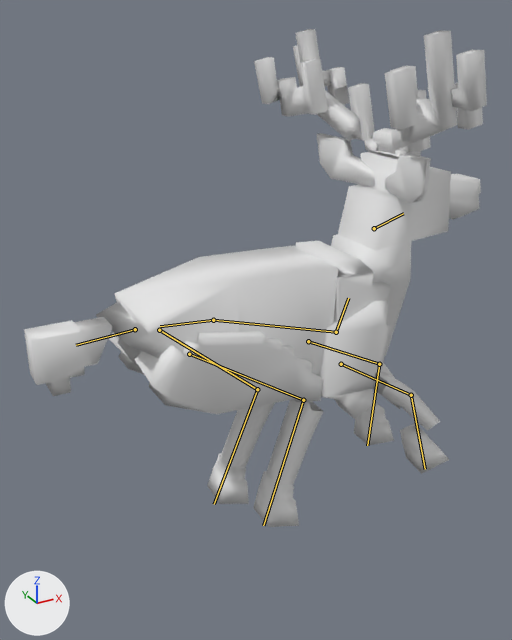
The glTF model public/models/monsters/deer.gltf as it was, and as the next commit left it.
Rendered twice from a camera (50 mm lens) standing at (-1.94, -3.83, 3.61) and looking at (0.18, 0.03, 1.68). The axes (+X, +Y, +Z) are drawn at lower left. The lights are the same throughout. The picture after the commit comes second. Both versions are drawn at frame 80 of the action 'Action'; the numbers are the values there. The bones that bend it are drawn over the model as lines.

In view in the first picture: 'tripo_node_30e59fc9-8683-46d7-aa63-2eef020c3ed0'.
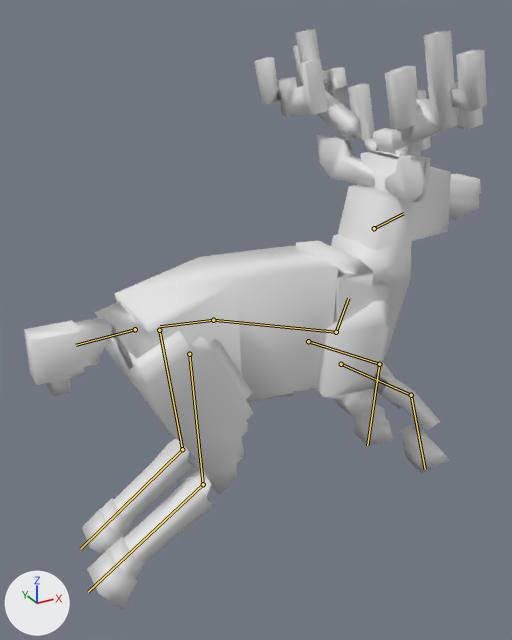
What differs and where, as boxes (x1, y1, x2, y2) in the pictures (512 x 640 px):
'tripo_node_30e59fc9-8683-46d7-aa63-2eef020c3ed0', posed (17% taller)
    before: (24, 29, 487, 527)
    after: (24, 29, 487, 610)
bone 'Bone.009', root to tip
    before: (159, 330) to (257, 389)
    after: (159, 330) to (182, 449)
bone 'Bone.010', root to tip
    before: (257, 389) to (214, 504)
    after: (182, 449) to (80, 549)
bone 'Bone.011', root to tip
    before: (189, 354) to (303, 400)
    after: (189, 354) to (203, 484)
bone 'Bone.012', root to tip
    before: (303, 400) to (263, 525)
    after: (203, 484) to (88, 592)

What the commit changed:
Bone 'Bone.009' (bone_bone_009) turns from (60, -1, -2) to (19, -1, 0) degrees about its own x, y and z.
Bone 'Bone.010' (bone_bone_010) turns from (-97, 4, 0) to (-88, 4, 0) degrees about its own x, y and z.
Bone 'Bone.011' (bone_bone_011) turns from (-70, 0, 0) to (-17, -1, -1) degrees about its own x, y and z.
Bone 'Bone.012' (bone_bone_012) turns from (104, -1, 3) to (90, 0, 3) degrees about its own x, y and z.
